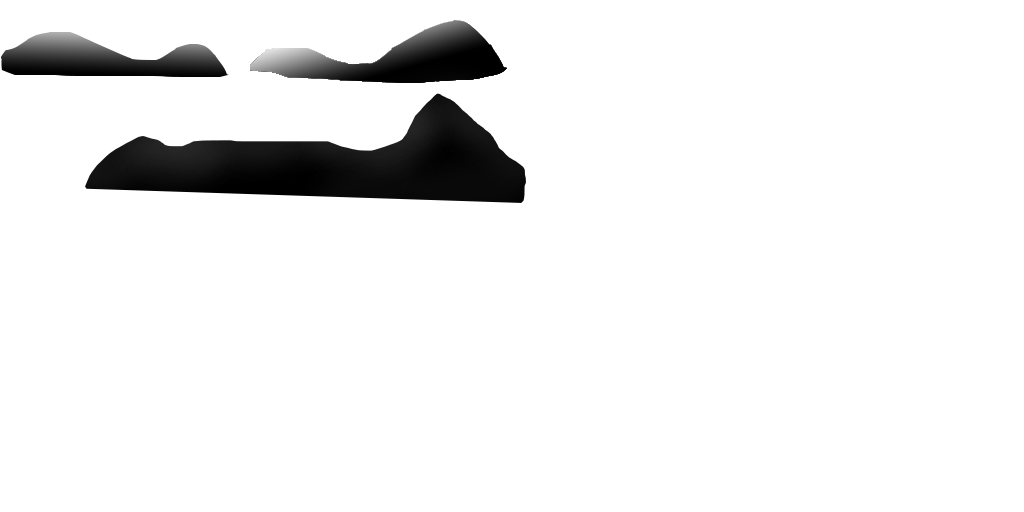
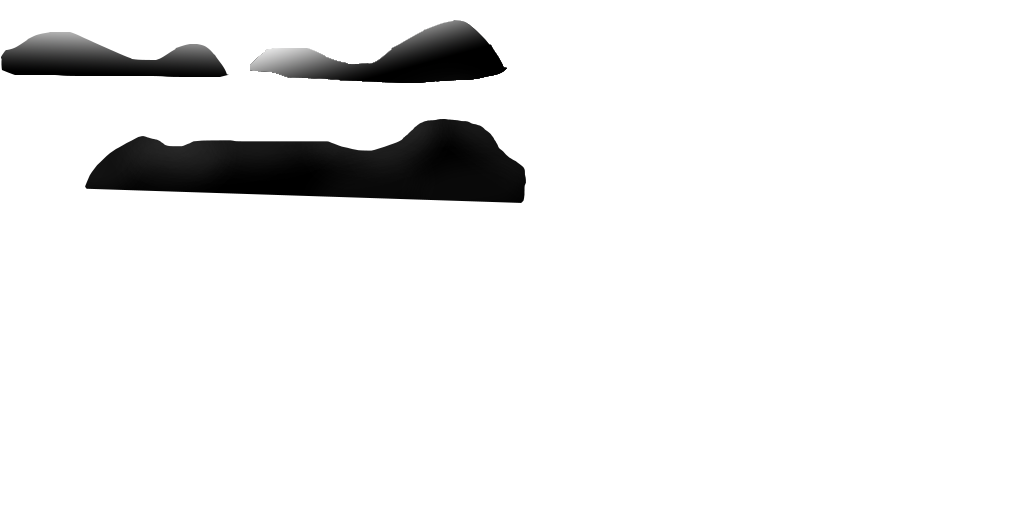
Before/after of a 1024px x 512px layered artwork. What changed in the layer stack:
painted on "Ebene 1" over [403, 93, 481, 138]
